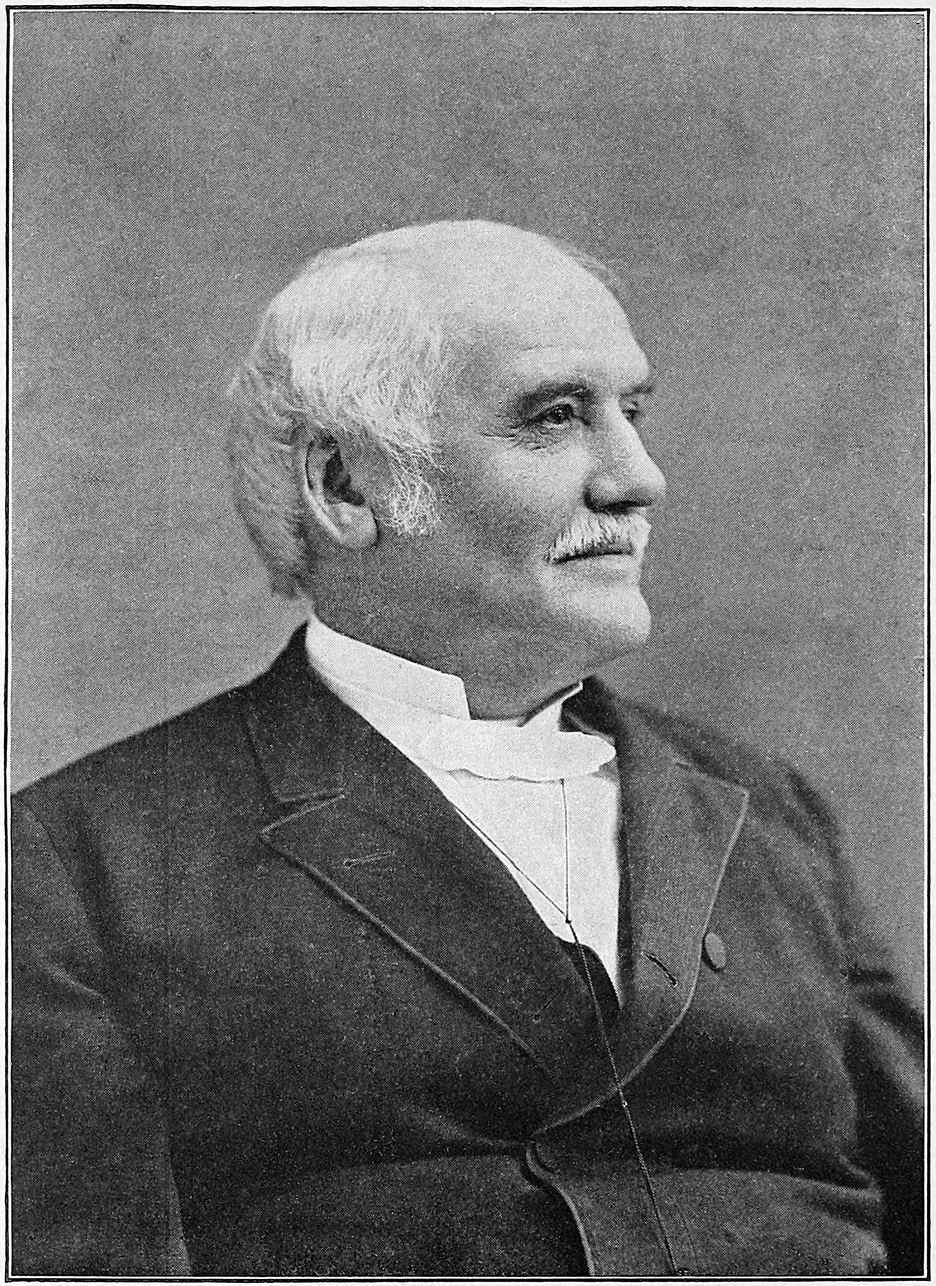
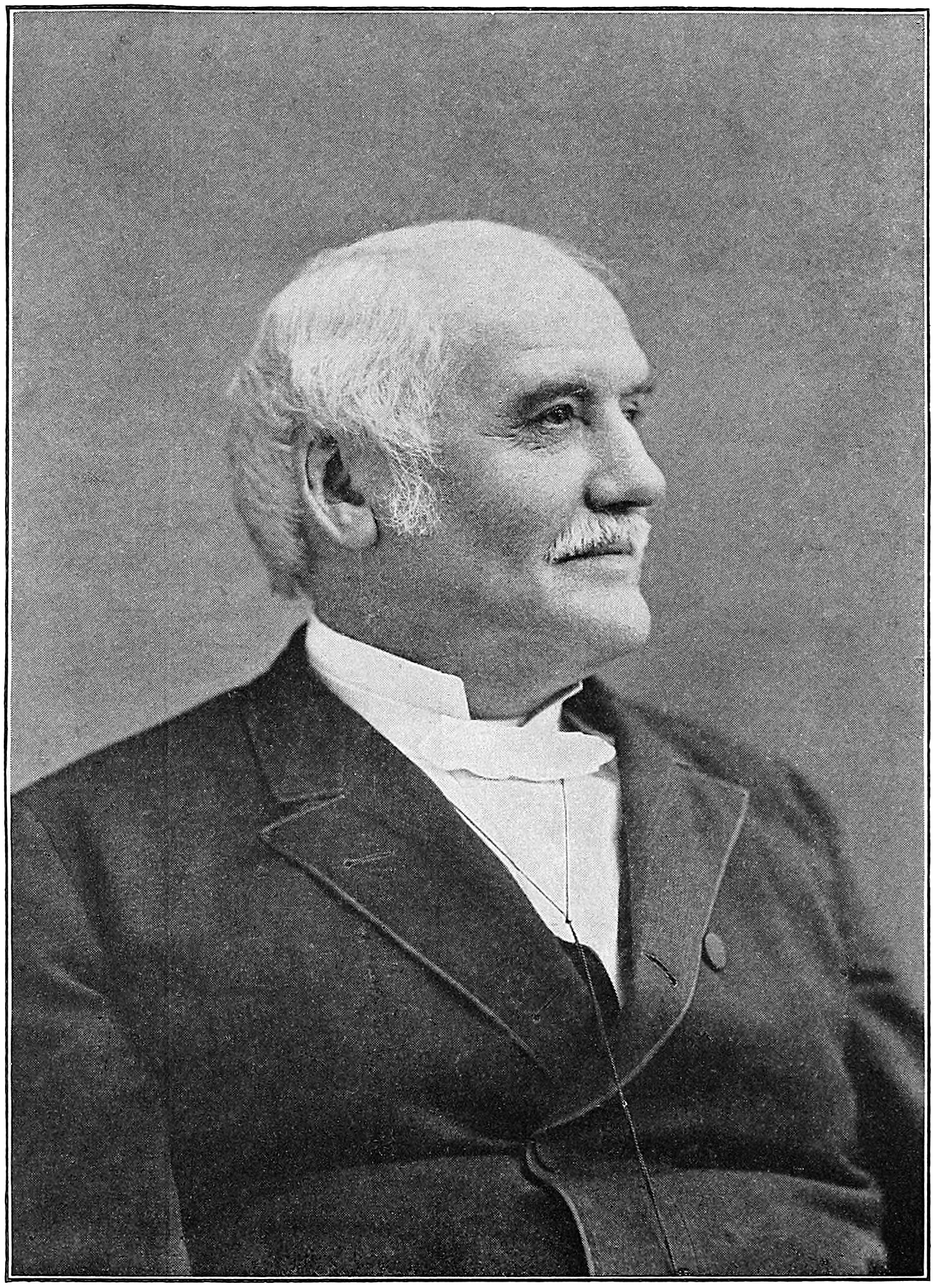
The second w=936, h=1286 image is a revision of the first. Changes to its layers:
painted on "front.jpg" over <box>0,0,936,1286</box>
added layer "Layer" over <box>0,0,936,1286</box>
